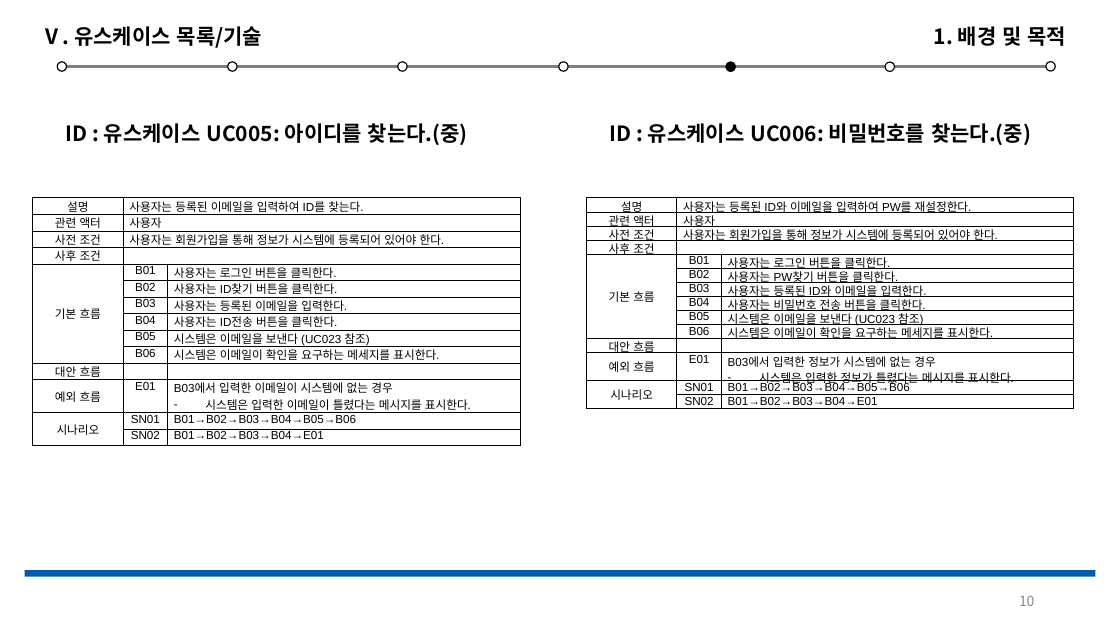
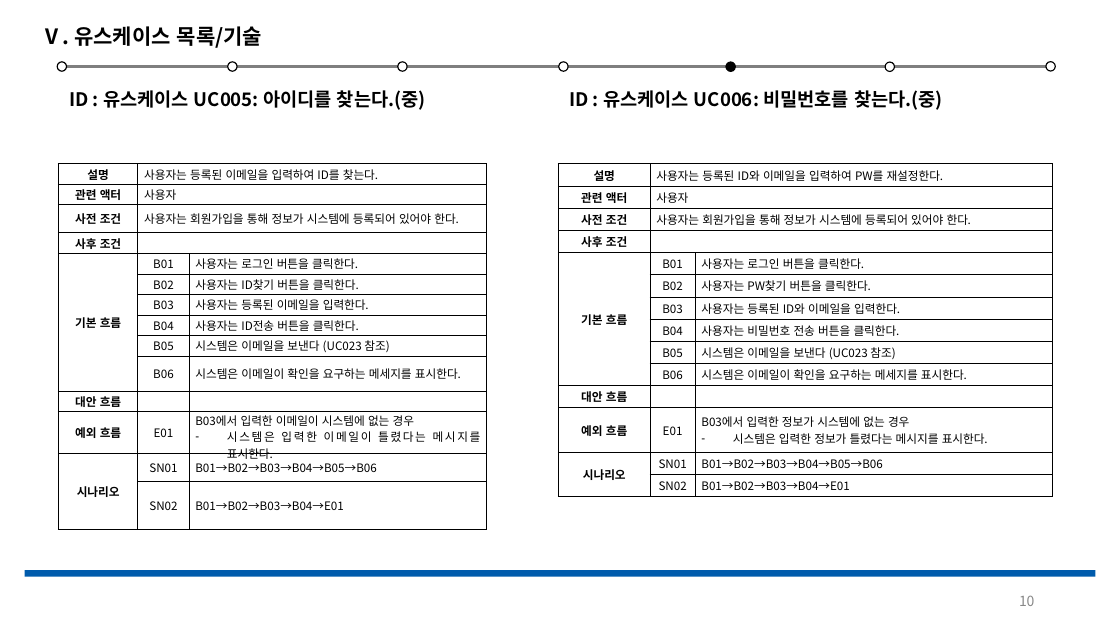
Before and after one commit to Jeeseob/SoftwareEngineering, a slide deck: slide 10 of 소공.pptx. Drawn at 1120x630 pixels with LibreOffice and Linux fonts; fonts in the diff are those of the drawing. Boxes give left, top, right and bottom in pixels: in the first picture for what was removed or moved away, otherwise in the second. Text is boxed around its words. In the diff, an @@ line names an element or a change of style, - is before the commit and + after.

```diff
--- a/소공.pptx
+++ b/소공.pptx
@@ text removed at [934,26,1067,46] @@
-1. 배경 및 목적
@@ text "ID : 유스케이스 UC005: 아이디를 ...": place and size @@
-text "ID : 유스케이스 UC005: 아이디를 ..." at [66,123,468,145]
+text "ID : 유스케이스 UC005: 아이디를 ..." at [69,90,426,110]
@@ text "ID : 유스케이스 UC005: 아이디를 ..." at [69,90,426,110]: size 18 to 16 pt @@
@@ text "ID : 유스케이스 UC006: 비밀번호를 ..." at [569,90,943,110]: size 18 to 16 pt @@
@@ text "ID : 유스케이스 UC006: 비밀번호를 ...": place and size @@
-text "ID : 유스케이스 UC006: 비밀번호를 ..." at [610,123,1031,145]
+text "ID : 유스케이스 UC006: 비밀번호를 ..." at [569,90,943,110]
@@ table at [59,164,487,530] @@
@@ font Arial to Noto Sans CJK KR @@
@@ bold on in "설명", "관련 액터", "사전 조건", "사후 조건" and 4 more places @@
@@ table: place and size @@
-table at [33,198,521,474]
+table at [59,164,487,530]
@@ table at [559,164,1053,497] @@
@@ font Arial to Noto Sans CJK KR @@
@@ bold on in "설명", "관련 액터", "사전 조건", "사후 조건" and 4 more places @@
@@ table: place and size @@
-table at [586,198,1075,474]
+table at [559,164,1053,497]
```
Also in this commit, not shown: 19 other slides changed, 1 slide added, 2 slides removed.
